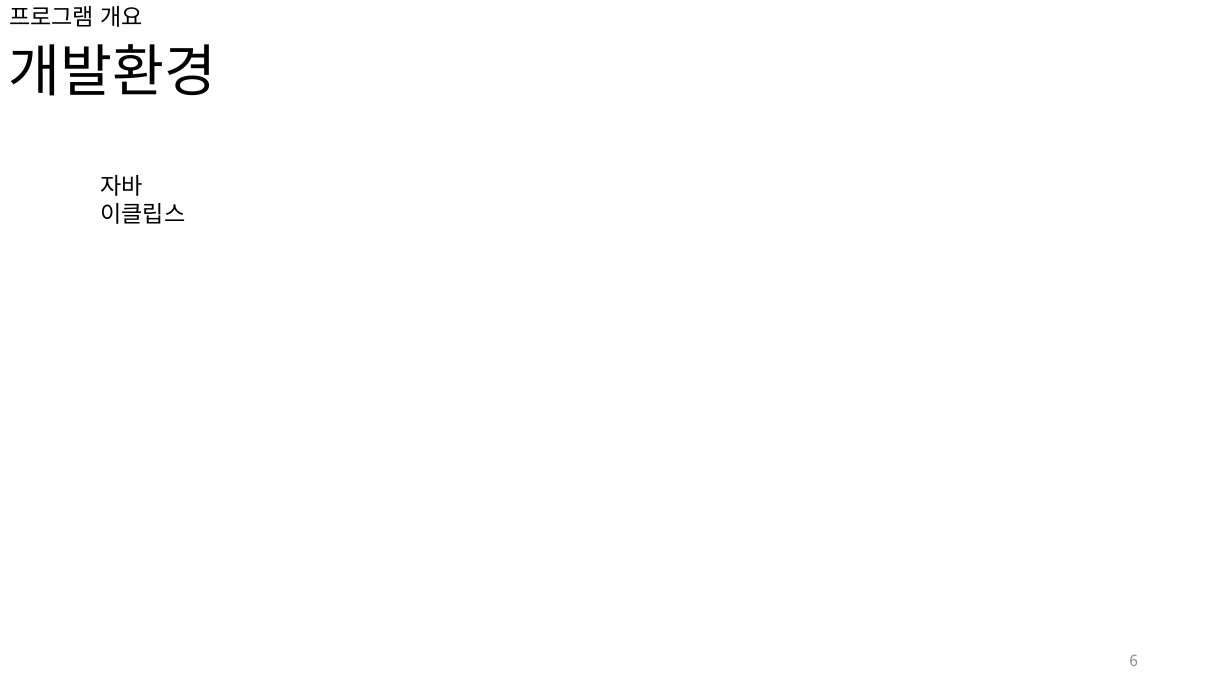
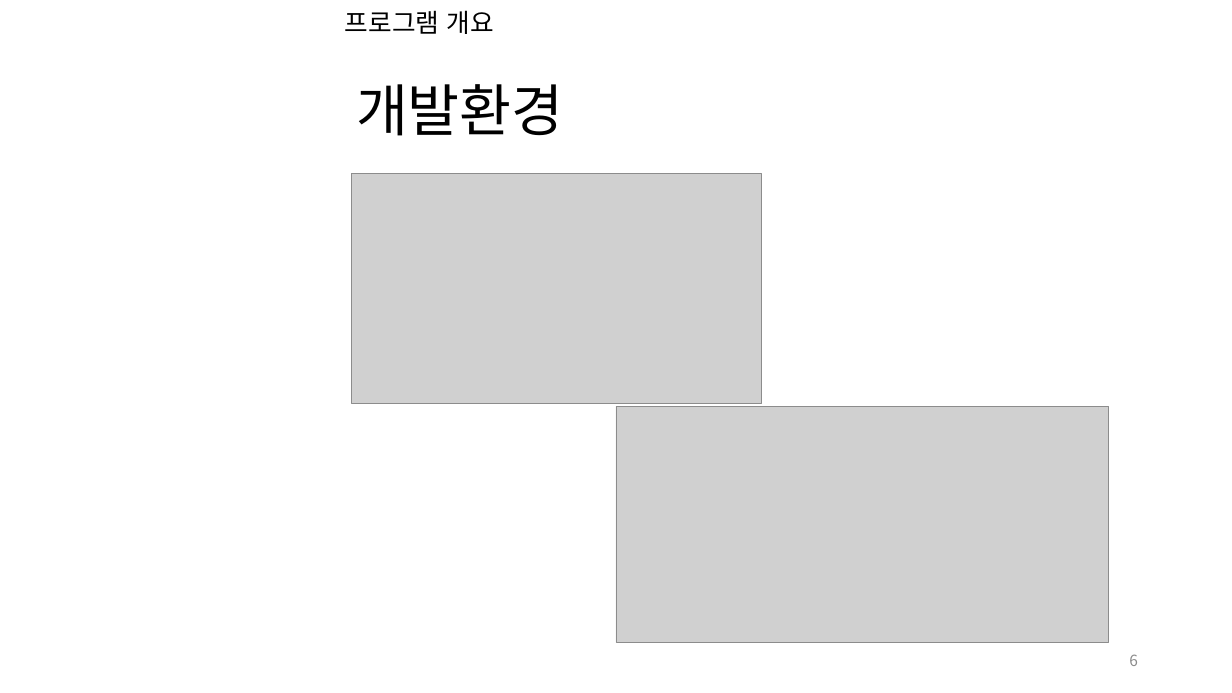
Before and after one commit to pknu-wap/Dogs-SONAR, a slide deck: slide 6 of others/presentation.pptx. Drawn at 1232x693 pixels with LibreOffice and Linux fonts; fonts in the diff are those of the drawing; grey boxes stand for pictures; background and template pictures are left out. Boxes give left, top, right and bottom in pixels: in the first picture for what was removed or moved away, otherwise in the second. Text is boxed around its words. In the diff, an @@ line names an element or a change of style, - is before the commit and + after.

```diff
--- a/others/presentation.pptx
+++ b/others/presentation.pptx
@@ title "프로그램 개요": place and size @@
-title "프로그램 개요" at bbox=[9, 6, 144, 27]
+title "프로그램 개요" at bbox=[345, 10, 494, 34]
@@ title "프로그램 개요" at bbox=[345, 10, 494, 34]: size 18 to 20 pt @@
@@ text "개발환경": place and size @@
-text "개발환경" at bbox=[9, 44, 217, 96]
+text "개발환경" at bbox=[356, 84, 564, 136]
@@ text removed at bbox=[100, 175, 185, 224] @@
-자바
-이클립스
@@ picture added at bbox=[352, 174, 762, 403] @@
@@ picture added at bbox=[616, 406, 1109, 642] @@
```
Also in this commit, not shown: 15 other slides changed, 1 other file.
